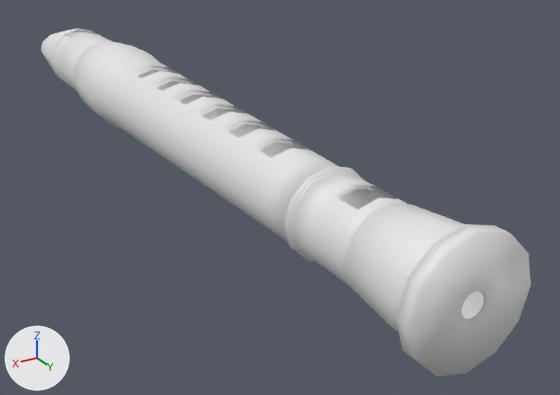
The FBX model working/subahu/Recorder/Recorder.fbx: old version first, new version second.
One viewpoint serves both versions: a 50 mm lens placed at (0.379, 0.414, 0.36), pointed at (-0.088, -0.363, -0.029). The axes (+X, +Y, +Z) are drawn at lower left. The lights are the same throughout. Where no turn or scale is listed for an object, it has been applied to the vertices. Vertices at the same position are counted once.

Objects in the first picture: 'Recorder', 'RecorderInside'.
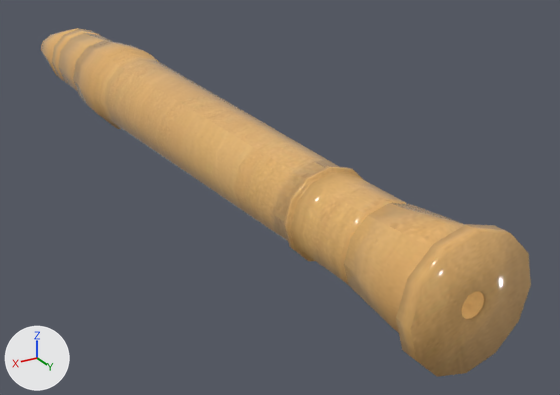
The newer file is also rescaled (x0.01), turned or shifted as a whole; pictures and numbers use the older file's frame.

What differs and where, as boxes (x1, y1, x2, y2) in the pictures (560 x 395 px; the box of a moved part takes in the faces that stretch with it):
part 1 of me_circle, moved or reshaped (not visible before): after (64, 29, 97, 38)
part 2 of me_circle, moved or reshaped (not visible before): after (132, 65, 310, 158)
part 3 of me_circle, moved or reshaped (not visible before): after (335, 185, 398, 210)
part 4 of me_circle, recoloured (white to orange): (41, 28, 531, 377) in both
'RecorderInside', unchanged, covered by the edit: before (65, 32, 486, 320); after (99, 64, 486, 320)

Diff of the bpy script that builds the scene:
```diff
--- a/working/subahu/Recorder/Recorder.fbx.py
+++ b/working/subahu/Recorder/Recorder.fbx.py
@@ img_preview_wood_061_lati_2_light_d_jpg @@
+img_preview_wood_061_lati_2_light_d_jpg = load_image('preview_wood-061_lati-2-light_d.jpg', 'Textures/preview_wood-061_lati-2-light_d.jpg', 950, 350, 'sRGB')
@@ mat_none__preview_wood_061_lati_2_light_d_jpg @@
+mat_none__preview_wood_061_lati_2_light_d_jpg = principled_material('None__preview_wood-061_lati-2-light_d_jpg')
+mat_none__preview_wood_061_lati_2_light_d_jpg.texture = img_preview_wood_061_lati_2_light_d_jpg
+mat_none__preview_wood_061_lati_2_light_d_jpg.roughness = 0.106
@@ me_circle @@
 me_circle.from_pydata(...)  # 564 vertices, 536 faces; spans x -0.06..0.06, y -0.981..0.061, z -0.06..0.06
 # used by ob_recorder; location = (0.0, 0.0, 0.0597)
 # verts and faces of me_circle; kept vertices keep their numbers, new ones are numbered from 564
 # before: 108 (0.0, -0.866, 0.049) at pixel (78, 28), 109 (0.025, -0.866, 0.043) at pixel (63, 34), 113 (0.025, -0.866, -0.043) at pixel (69, 85), 114 (0.0, -0.866, -0.049), 115 (-0.025, -0.866, -0.043)
 # before: 119 (-0.025, -0.866, 0.043) at pixel (93, 31), 264 (-0.025, -0.837, 0.043) at pixel (98, 34), 265 (0.0, -0.837, 0.049) at pixel (83, 31), 269 (-0.025, -0.837, -0.043), 270 (0.0, -0.837, -0.049)
 # before: 271 (0.025, -0.837, -0.043) at pixel (74, 89), 275 (0.025, -0.837, 0.043) at pixel (69, 37)
 # before: 516 (-0.022, -0.09, 0.038) at pixel (374, 186), 520 (-0.022, -0.09, -0.038), 521 (0.0, -0.09, -0.044), 522 (0.022, -0.09, -0.038) at pixel (332, 273), 526 (0.022, -0.09, 0.038) at pixel (334, 195)
 # before: 527 (0.0, -0.09, 0.044) at pixel (355, 184), 528 (-0.022, -0.056, 0.038) at pixel (399, 198), 532 (-0.022, -0.056, -0.038), 533 (0.0, -0.056, -0.044), 534 (0.022, -0.056, -0.038) at pixel (354, 289)
 # before: 538 (0.022, -0.056, 0.038) at pixel (357, 209), 539 (0.0, -0.056, 0.044) at pixel (378, 197)
+# me_circle part 1
+delete_faces([(114, 115, 269, 270), (113, 114, 270, 271)])
+faces += [(108, 109, 275, 265), (108, 265, 264, 119)]
+# me_circle part 2
+# 12 faces are deleted
+# 12 new faces join them
+# me_circle part 3
+delete_faces([(520, 532, 533, 521), (521, 533, 534, 522)])
+faces += [(526, 538, 539, 527), (516, 527, 539, 528)]
+# me_circle part 4: 520 faces spanning x -0.06..0.06, y -0.981..0.061, z -0.06..0.06 switch from no material to mat_none__preview_wood_061_lati_2_light_d_jpg (picture img_preview_wood_061_lati_2_light_d_jpg)
```
